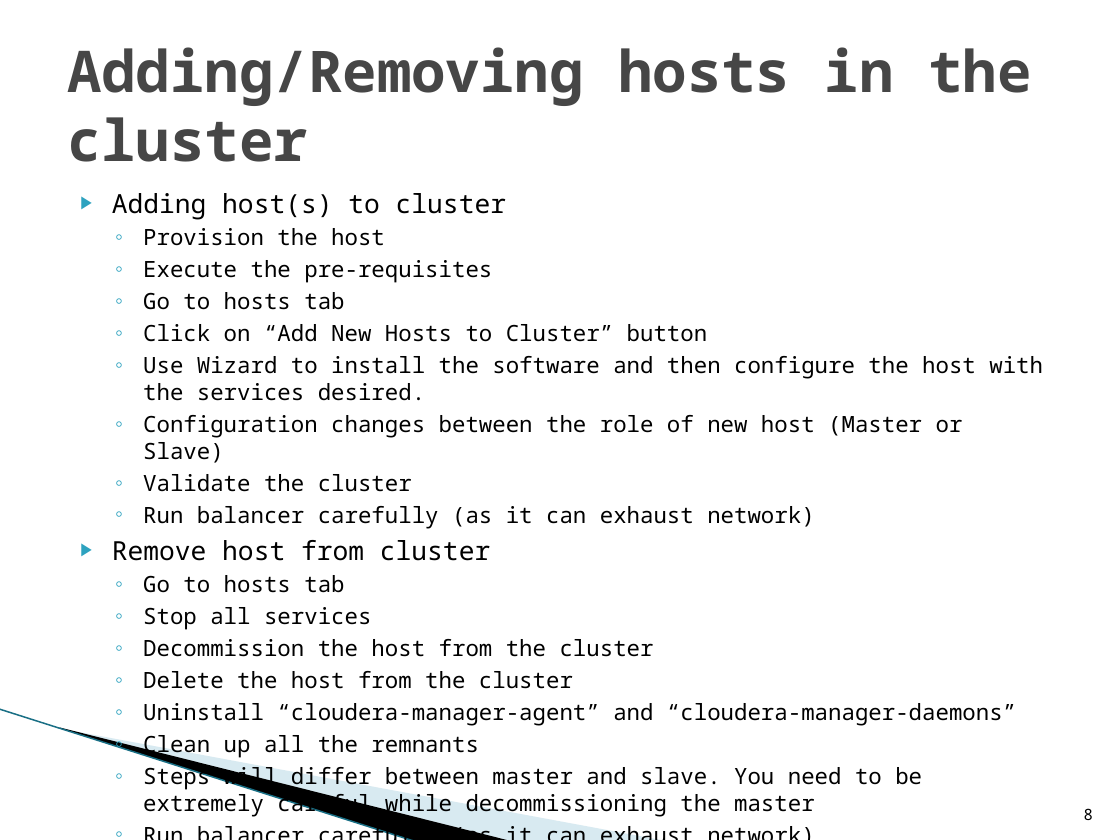
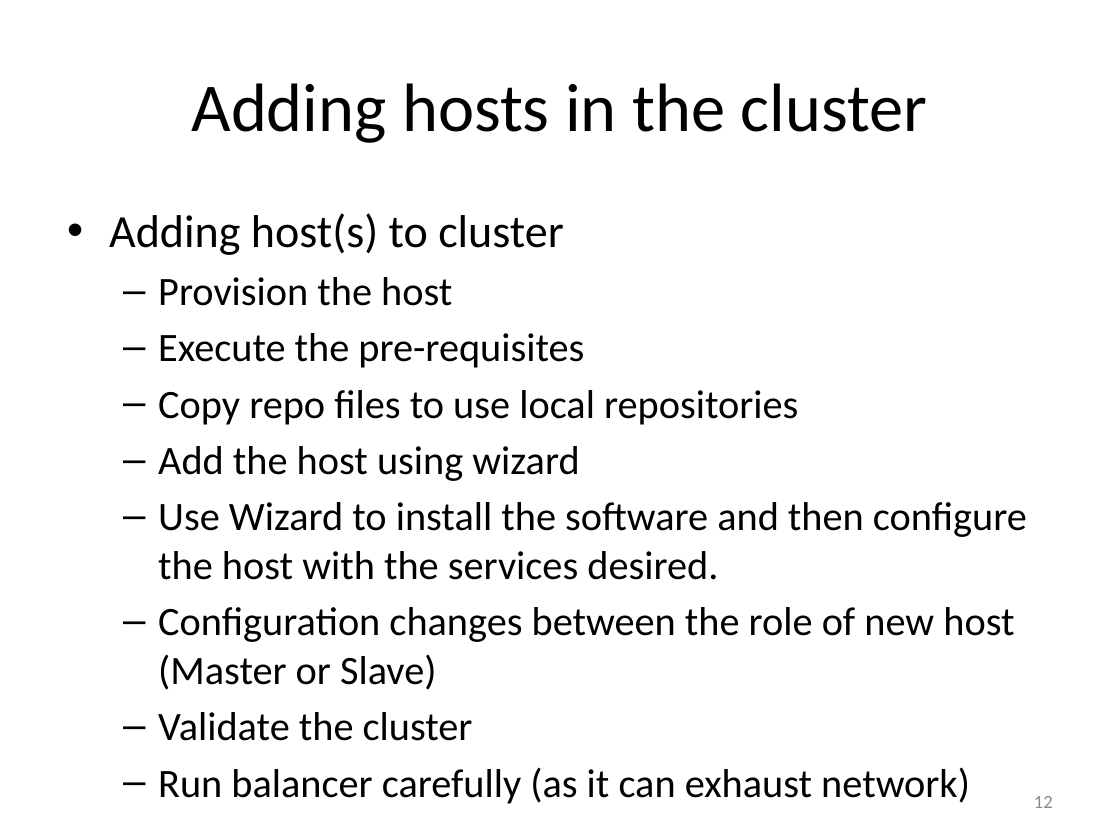
Before and after one commit to dgadiraju/code, a slide deck: slide 12 of hadoop/administration/cloudera/ppts/15DayToDayOperations.pptx (slide 8 before the commit). Drawn at 1120x840 pixels with LibreOffice and Linux fonts; fonts in the diff are those of the drawing; background and template pictures are left out. Boxes give left, top, right and bottom in pixels: in the first picture for what was removed or moved away, otherwise in the second. Text is boxed around its words. In the diff, an @@ line names an element or a change of style, - is before the commit and + after.

```diff
--- a/hadoop/administration/cloudera/ppts/15DayToDayOperations.pptx
+++ b/hadoop/administration/cloudera/ppts/15DayToDayOperations.pptx
@@ title at bbox=[191, 83, 928, 143]: text changed; size 36.9 to 44 pt; font Noto Sans Mono to Calibri; text colour #464646 to #000000; bold off @@
-Adding/Removing hosts in the cluster
+Adding hosts in the cluster
@@ text "Adding host(s) to cluster": place and size @@
-text "Adding host(s) to cluster" at bbox=[112, 193, 1043, 817]
+text "Adding host(s) to cluster" at bbox=[109, 213, 1027, 804]
@@ text at bbox=[109, 213, 1027, 804]: size 16.9 to 29.6 pt in "Adding host(s) to cluster"; font Noto Sans Mono to Calibri in "Adding host(s) to cluster", "Provision the host", "Execute the pre-requisites", "Use Wizard to install the software and ..." and 3 more places; size 14.4 to 25.9 pt in "Provision the host", "Execute the pre-requisites", "Use Wizard to install the software and ...", "Configuration changes between the role of new ..." and 2 more places; bullet ▶ to •; more space between paragraphs; bullet ◦ to – @@
@@ text at bbox=[158, 390, 798, 481]: text changed; size 14.4 to 25.9 pt; font Noto Sans Mono to Calibri @@
-  ◦ Go to hosts tab
-  ◦ Click on “Add New Hosts to Cluster” button
+  – Copy repo files to use local repositories
+  – Add the host using wizard
@@ text at bbox=[112, 540, 1016, 817]: paragraphs removed @@
-▶ Remove host from cluster
-  ◦ Go to hosts tab
-  ◦ Stop all services
-  ◦ Decommission the host from the cluster
-  ◦ Delete the host from the cluster
-  ◦ Uninstall “cloudera-manager-agent” and “cloudera-manager-daemons”
-  ◦ Clean up all the remnants
-  ◦ Steps will differ between master and slave. You need to be extremely careful while decommissioning the master
-  ◦ Run balancer carefully (as it can exhaust network)
@@ freeform shape removed at bbox=[87, 613, 553, 790] @@
@@ freeform shape removed at bbox=[0, 709, 459, 812] @@
@@ line removed from (0, 709) to (416, 840) @@
@@ page number added at bbox=[1034, 796, 1053, 808], 12 pt, text #8C8C8C @@
+12
@@ page number removed at bbox=[1084, 808, 1093, 820] @@
-8
```
Also in this commit, not shown: 10 other slides changed, 11 slides added, 3 slides removed, 25 other files.
